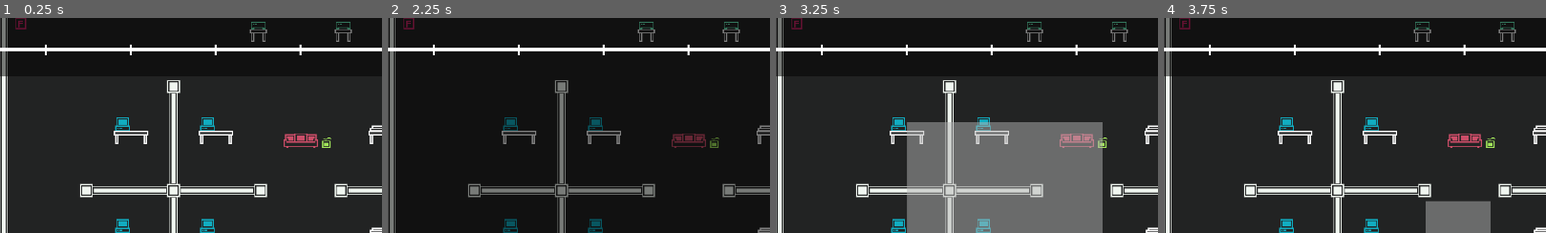
Above: before the commit, frames 1-4 (left to right).
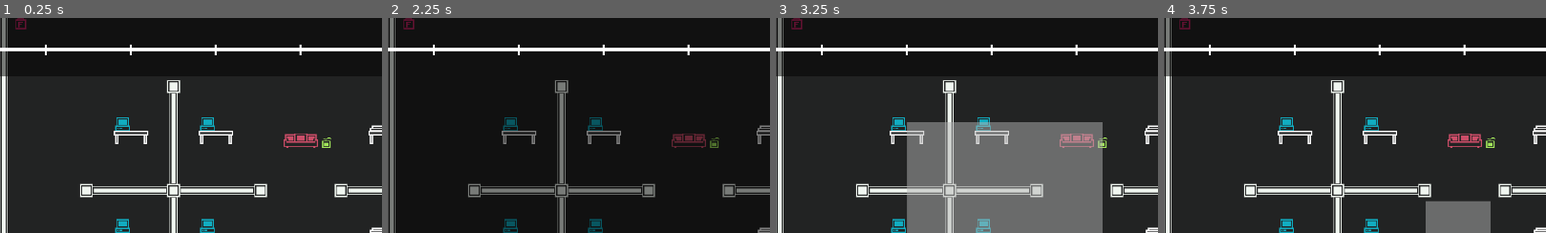
Above: after the commit, the same moments.

Repository: dch777/loopy-llc
Game: Godot game, scene res://levels/floor.tscn
Same seed, same stepped clock (60 frames per second), same inputs: the game is played once before the commit and once after it. This scene is started directly instead of the project's main scene. Sound files missing from this copy of the repository are replaced by a short silence.
Inputs (mouse positions are % of the whole screen's width and height, from its top left):
- Up to frame 1 (0.25 s): no input
- Up to frame 2 (2.25 s): click (4, 10) at 0.5 s; click (4, 10) at 1.25 s; click (4, 10) at 2 s
- Up to frame 3 (3.25 s): tap Enter at 2.75 s; drag from (53, 52) to (28, 24) at 2.77 s
- Up to frame 4 (3.75 s): drag from (53, 52) to (28, 24) at 3.52 s
The pictures show only the part of the screen within x 11-61%, y 0-50%; the shares and areas given below are measured in that part.

The runs differ from the first frame. In frame 1, 0.4% of the frame differs, in the area x 4-93%, y 0-12%; in frame 2, 0.4%; in frame 3, 0.4%; in frame 4, 0.4%.

Commit message:
fire alarm

Diff:
--- a/levels/floor.tscn
+++ b/levels/floor.tscn
@@ -6,13 +6,12 @@
 [ext_resource type="Script" uid="uid://duhho7xqv6dex" path="res://scripts/manager.gd" id="2_aawf1"]
 [ext_resource type="PackedScene" uid="uid://cwxvi26mjynhv" path="res://ui/timeline.tscn" id="2_d5tcp"]
 [ext_resource type="Material" uid="uid://cwen3e6wnkqa5" path="res://assets/shaders/hover.tres" id="3_aawf1"]
-[ext_resource type="Texture2D" uid="uid://ctmqe5excjw31" path="res://assets/tilemaps/printer.png" id="3_n2q82"]
 [ext_resource type="Texture2D" uid="uid://bfdgx8042wteo" path="res://assets/tilemaps/walls.png" id="4_n2q82"]
 [ext_resource type="PackedScene" uid="uid://ok7om4qojnnt" path="res://prefabs/couch.tscn" id="5_n3co8"]
 [ext_resource type="PackedScene" uid="uid://t12grxun0rgj" path="res://prefabs/worker.tscn" id="5_uudy6"]
 [ext_resource type="PackedScene" uid="uid://cx2bnk3j8oe53" path="res://prefabs/desk.tscn" id="5_v2yo8"]
 [ext_resource type="PackedScene" uid="uid://clclm27bo4vjm" path="res://prefabs/fire_alarm.tscn" id="8_f53xc"]
-[ext_resource type="Texture2D" uid="uid://y0e3na8v6vgj" path="res://assets/tilemaps/more_office_supplements.png" id="9_ef4lf"]
+[ext_resource type="Texture2D" uid="uid://cvg5rmuammq5q" path="res://assets/tilemaps/more_office_supplements.png" id="9_ef4lf"]
 [ext_resource type="Shader" uid="uid://d0runvjs0o6wk" path="res://assets/shaders/status_bar.gdshader" id="12_0mrew"]
 
 [sub_resource type="TileSetAtlasSource" id="TileSetAtlasSource_uudy6"]
@@ -59,22 +58,17 @@
 0:12/0 = 0
 1:12/0 = 0
 
-[sub_resource type="TileSetAtlasSource" id="TileSetAtlasSource_3gq6l"]
+[sub_resource type="TileSetAtlasSource" id="TileSetAtlasSource_gilyd"]
 texture = ExtResource("9_ef4lf")
 0:0/0 = 0
 0:1/0 = 0
 0:1/0/custom_data_0 = ExtResource("8_f53xc")
 
-[sub_resource type="TileSetAtlasSource" id="TileSetAtlasSource_n2q82"]
-texture = ExtResource("3_n2q82")
-0:0/0 = 0
-
 [sub_resource type="TileSet" id="TileSet_88fx8"]
 custom_data_layer_0/name = "interaction_scene"
 custom_data_layer_0/type = 24
 sources/0 = SubResource("TileSetAtlasSource_umnu8")
-sources/5 = SubResource("TileSetAtlasSource_n2q82")
-sources/1 = SubResource("TileSetAtlasSource_3gq6l")
+sources/2 = SubResource("TileSetAtlasSource_gilyd")
 
 [sub_resource type="TileSetAtlasSource" id="TileSetAtlasSource_88fx8"]
 texture = ExtResource("4_n2q82")
@@ -115,7 +109,7 @@
 
 [node name="office" type="TileMapLayer" parent="manager"]
 z_as_relative = false
-tile_map_data = PackedByteArray("AAD1//n/AAAAAAUAAAD1//r/AAA …(736 unchanged characters)… BAAsAAAAKAAUAAAAAAAkAAAAKAAYAAAABAAsAAAD9//T/AAAAAAoAAAACAPT/AAAAAAoAAAD9//P/BQAAAAAAAAACAPP/BQAAAAAAAAD1////AAAAAAUAAADv//P/AQAAAAEAAAA=")
+tile_map_data = PackedByteArray("AAD1//n/AAAAAAUAAAD1//r/AAA …(736 unchanged characters)… BAAsAAAAKAAUAAAAAAAkAAAAKAAYAAAABAAsAAAD1////AAAAAAUAAADv//P/AgAAAAEAAAA=")
 tile_set = SubResource("TileSet_88fx8")
 
 [node name="walls" type="TileMapLayer" parent="manager"]
--- a/levels/full_map.tscn
+++ b/levels/full_map.tscn
@@ -6,9 +6,7 @@
 [ext_resource type="PackedScene" uid="uid://cx2bnk3j8oe53" path="res://prefabs/desk.tscn" id="4_1pp24"]
 [ext_resource type="Texture2D" uid="uid://brv4pe2wmpqjn" path="res://assets/tilemaps/office_stuff.png" id="5_ox4el"]
 [ext_resource type="Texture2D" uid="uid://c2fx67xr04vkp" path="res://assets/tilemaps/office_supplements.png" id="6_48ctx"]
-[ext_resource type="PackedScene" uid="uid://clclm27bo4vjm" path="res://prefabs/fire_alarm.tscn" id="7_8hvqm"]
 [ext_resource type="Texture2D" uid="uid://bfdgx8042wteo" path="res://assets/tilemaps/walls.png" id="7_uhypn"]
-[ext_resource type="Texture2D" uid="uid://y0e3na8v6vgj" path="res://assets/tilemaps/more_office_supplements.png" id="8_1pp24"]
 
 [sub_resource type="TileSetAtlasSource" id="TileSetAtlasSource_48ctx"]
 texture = ExtResource("2_s7fqd")
@@ -62,18 +60,11 @@
 1:1/0 = 0
 0:2/0 = 0
 
-[sub_resource type="TileSetAtlasSource" id="TileSetAtlasSource_ox4el"]
-texture = ExtResource("8_1pp24")
-0:0/0 = 0
-0:1/0 = 0
-0:1/0/custom_data_0 = ExtResource("7_8hvqm")
-
 [sub_resource type="TileSet" id="TileSet_w4rbo"]
 custom_data_layer_0/name = "interaction_scene"
 custom_data_layer_0/type = 24
 sources/0 = SubResource("TileSetAtlasSource_s7fqd")
 sources/1 = SubResource("TileSetAtlasSource_8hvqm")
-sources/2 = SubResource("TileSetAtlasSource_ox4el")
 
 [sub_resource type="TileSetAtlasSource" id="TileSetAtlasSource_1pp24"]
 texture = ExtResource("7_uhypn")
--- a/prefabs/fire_alarm.tscn
+++ b/prefabs/fire_alarm.tscn
@@ -1,19 +1,57 @@
-[gd_scene load_steps=6 format=3 uid="uid://clclm27bo4vjm"]
+[gd_scene load_steps=8 format=3 uid="uid://clclm27bo4vjm"]
 
-[ext_resource type="Script" path="res://scripts/task_site.gd" id="1_6elti"]
+[ext_resource type="Script" uid="uid://ygipel88d4i5" path="res://scripts/task_site.gd" id="1_6elti"]
 [ext_resource type="Texture2D" uid="uid://bhat5f0lspcij" path="res://assets/sprites/worker.png" id="1_85dsm"]
-[ext_resource type="Texture2D" uid="uid://y0e3na8v6vgj" path="res://assets/tilemaps/more_office_supplements.png" id="2_6elti"]
+[ext_resource type="Script" uid="uid://bnuxm2ghjpf18" path="res://scripts/alarm_manager.gd" id="2_6elti"]
 
 [sub_resource type="RectangleShape2D" id="RectangleShape2D_cnit4"]
 
-[sub_resource type="AtlasTexture" id="AtlasTexture_85dsm"]
-atlas = ExtResource("2_6elti")
-region = Rect2(0, 16, 16, 16)
+[sub_resource type="Animation" id="Animation_6elti"]
+resource_name = "alarm"
+length = 1.5
+loop_mode = 1
+tracks/0/type = "value"
+tracks/0/imported = false
+tracks/0/enabled = true
+tracks/0/path = NodePath("AlarmLight:rotation")
+tracks/0/interp = 1
+tracks/0/loop_wrap = true
+tracks/0/keys = {
+"times": PackedFloat32Array(0, 1.5),
+"transitions": PackedFloat32Array(1, 1),
+"update": 0,
+"values": [0.0, 6.28319]
+}
+
+[sub_resource type="Animation" id="Animation_5jiup"]
+length = 0.001
+tracks/0/type = "value"
+tracks/0/imported = false
+tracks/0/enabled = true
+tracks/0/path = NodePath("AlarmLight:rotation")
+tracks/0/interp = 1
+tracks/0/loop_wrap = true
+tracks/0/keys = {
+"times": PackedFloat32Array(0),
+"transitions": PackedFloat32Array(1),
+"update": 0,
+"values": [0.0]
+}
+
+[sub_resource type="AnimationLibrary" id="AnimationLibrary_5jiup"]
+_data = {
+&"RESET": SubResource("Animation_5jiup"),
+&"alarm": SubResource("Animation_6elti")
+}
 
 [node name="FireAlarm" type="Node2D"]
 script = ExtResource("1_6elti")
 target_offset = Vector2i(1, 0)
+facing_up = true
 facing_left = true
+
+[node name="AlarmManager" type="Node2D" parent="."]
+script = ExtResource("2_6elti")
 
 [node name="Area2D" type="Area2D" parent="."]
 
@@ -21,13 +59,26 @@
 shape = SubResource("RectangleShape2D_cnit4")
 
 [node name="seat" type="Sprite2D" parent="."]
-position = Vector2(13, 2)
+position = Vector2(6, 0)
 texture = ExtResource("1_85dsm")
 
-[node name="TextureRect" type="TextureRect" parent="."]
+[node name="Timer" type="Timer" parent="."]
+wait_time = 30.0
+one_shot = true
+
+[node name="AnimationPlayer" type="AnimationPlayer" parent="."]
+libraries = {
+&"": SubResource("AnimationLibrary_5jiup")
+}
+
+[node name="AlarmLight" type="Node2D" parent="."]
 visible = false
-offset_left = -8.0
-offset_top = -6.0
-offset_right = 8.0
-offset_bottom = 10.0
-texture = SubResource("AtlasTexture_85dsm")
+position = Vector2(0, -1)
+
+[node name="Polygon2D" type="Polygon2D" parent="AlarmLight"]
+color = Color(0.788235, 0.141176, 0.392157, 0.501961)
+polygon = PackedVector2Array(0, 0, -24, -128, 24, -128)
+
+[node name="Polygon2D2" type="Polygon2D" parent="AlarmLight"]
+color = Color(0.788235, 0.141176, 0.392157, 0.501961)
+polygon = PackedVector2Array(0, 0, -24, 128, 24, 128)
--- /dev/null
+++ b/scripts/alarm_manager.gd
@@ -0,0 +1,42 @@
+extends Node2D
+
+@onready var hour = 1
+
+@onready var has_triggered = false
+@onready var percent_chance_trigger = 0.1
+
+# Called every frame. 'delta' is the elapsed time since the previous frame.
+func _process(delta: float) -> void:
+	var current_time = GameTime.get_time_left()
+
+	if hour == 1 and current_time <= 210.0:
+		try_trigger_alarm()
+	elif hour == 2 and current_time <= 180:
+		try_trigger_alarm()
+	elif hour == 3 and current_time <= 150:
+		try_trigger_alarm()
+	elif hour == 4 and current_time <= 120:
+		try_trigger_alarm()
+	elif hour == 5 and current_time <= 90:
+		try_trigger_alarm()
+	elif hour == 6 and current_time <= 60:
+		try_trigger_alarm()
+	elif hour == 7 and current_time <= 30:
+		try_trigger_alarm()
+
+func try_trigger_alarm() -> void:
+	if has_triggered:
+		return
+
+	var roll = randf_range(0, 1)
+	if roll <= percent_chance_trigger:
+		start_alarm()
+	percent_chance_trigger += 0.05
+	hour += 1
+
+func start_alarm() -> void:
+	$"../Timer".start()
+	GameAudio.play_audio_loop(load("res://assets/audio/alarm-loop-sound-effect-94369.mp3"))
+	$"../AlarmLight".show()
+	$"../AnimationPlayer".play("alarm")
+	has_triggered = true
--- a/scripts/globals/game_audio.gd
+++ b/scripts/globals/game_audio.gd
@@ -20,7 +20,6 @@
 	stream_player.queue_free()
 
 func auto_restart_audio(stream_player: AudioStreamPlayer2D) -> void:
-	print(stream_player)
 	stream_player.play()
 
 func auto_remove_audio(stream_player: AudioStreamPlayer2D) -> void:
--- a/scripts/task_site.gd
+++ b/scripts/task_site.gd
@@ -20,7 +20,7 @@
 	$Area2D.mouse_entered.connect(self.mouse_entered)
 	$Area2D.mouse_exited.connect(self.mouse_exited)
 
-	seat.visible = false
+	$seat.hide()
 
 func input_event(_viewport: Node, event: InputEvent, _shape_idx: int):
 	manager.site_input_event(self, event)
--- a/scripts/timeline.gd
+++ b/scripts/timeline.gd
@@ -30,6 +30,7 @@
 	#add_tasks(schedule)
 
 	GameTime.start_game_time()
+	GameAudio.play_audio_loop(load("res://assets/audio/Beach House.ogg"))
 
 func _process(delta: float) -> void:
 	# Move hour marker across
Not shown, added: assets/audio/alarm-loop-sound-effect-94369.mp3.import
Binary file changed: assets/tilemaps/more_office_supplements.png
Not shown, changed: assets/tilemaps/more_office_supplements.png.import
Not shown: 1 places in levels/floor.tscn that only renumber resources
Not shown: 1 places in levels/full_map.tscn that only renumber resources
Not shown: 1 places in prefabs/desk.tscn that only renumber resources
Not shown, added: scripts/alarm_manager.gd.uid
Not shown, added: assets/audio/alarm-loop-sound-effect-94369.mp3
